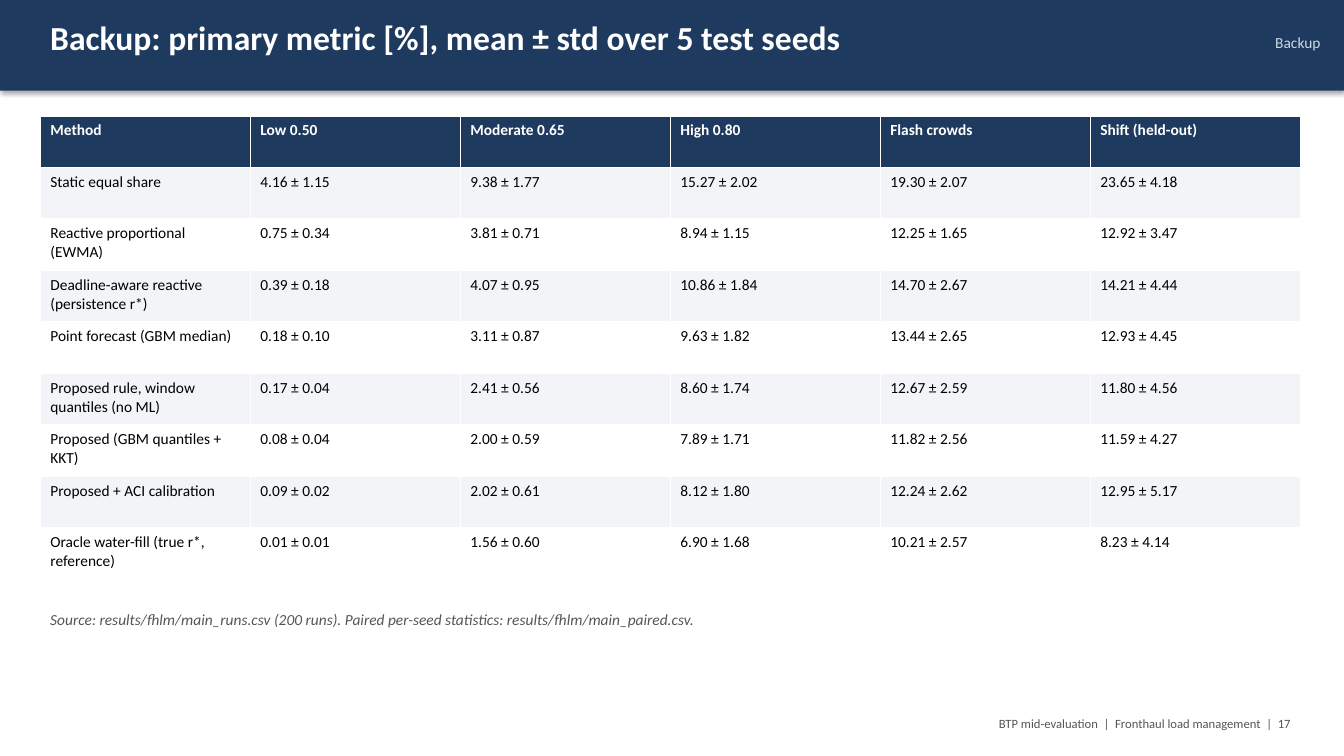
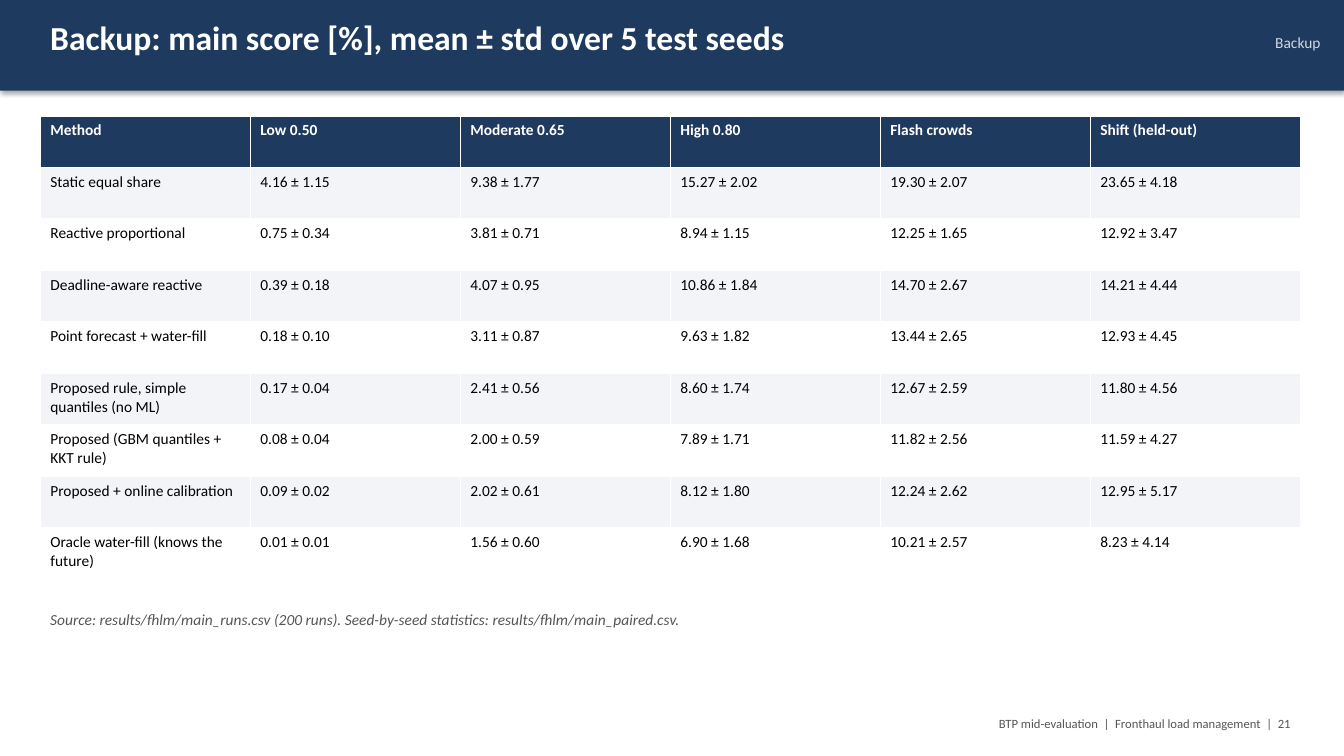
Before and after one commit to Harshvardhan-To1/BTP, a slide deck: slide 21 of docs/fhlm/BTP_midterm_fronthaul_load_management.pptx (slide 17 before the commit). Drawn at 1344x756 pixels with LibreOffice and Linux fonts; fonts in the diff are those of the drawing. Boxes give left, top, right and bottom in pixels: in the first picture for what was removed or moved away, otherwise in the second. Text is boxed around its words. In the diff, an @@ line names an element or a change of style, - is before the commit and + after.

```diff
--- a/docs/fhlm/BTP_midterm_fronthaul_load_management.pptx
+++ b/docs/fhlm/BTP_midterm_fronthaul_load_management.pptx
@@ text at (x1=50, y1=26, x2=785, y2=56): text changed @@
-Backup: primary metric [%], mean ± std over 5 test seeds
+Backup: main score [%], mean ± std over 5 test seeds
@@ table at (x1=40, y1=116, x2=1299, y2=580) @@
-row 3, column 1: Reactive proportional (EWMA)
+row 3, column 1: Reactive proportional
-row 4, column 1: Deadline-aware reactive (persistence r*)
+row 4, column 1: Deadline-aware reactive
-row 5, column 1: Point forecast (GBM median)
+row 5, column 1: Point forecast + water-fill
-row 6, column 1: Proposed rule, window quantiles (no ML)
+row 6, column 1: Proposed rule, simple quantiles (no ML)
-row 7, column 1: Proposed (GBM quantiles + KKT)
+row 7, column 1: Proposed (GBM quantiles + KKT rule)
-row 8, column 1: Proposed + ACI calibration
+row 8, column 1: Proposed + online calibration
-row 9, column 1: Oracle water-fill (true r*, reference)
+row 9, column 1: Oracle water-fill (knows the future)
@@ text at (x1=50, y1=614, x2=680, y2=628): text changed @@
-Source: results/fhlm/main_runs.csv (200 runs). Paired per-seed statistics: results/fhlm/main_paired.csv.
+Source: results/fhlm/main_runs.csv (200 runs). Seed-by-seed statistics: results/fhlm/main_paired.csv.
@@ text at (x1=999, y1=719, x2=1291, y2=730): text changed @@
-BTP mid-evaluation | Fronthaul load management | 17
+BTP mid-evaluation | Fronthaul load management | 21
```
Also in this commit, not shown: 19 other slides changed, 4 slides added, 7 other files.
